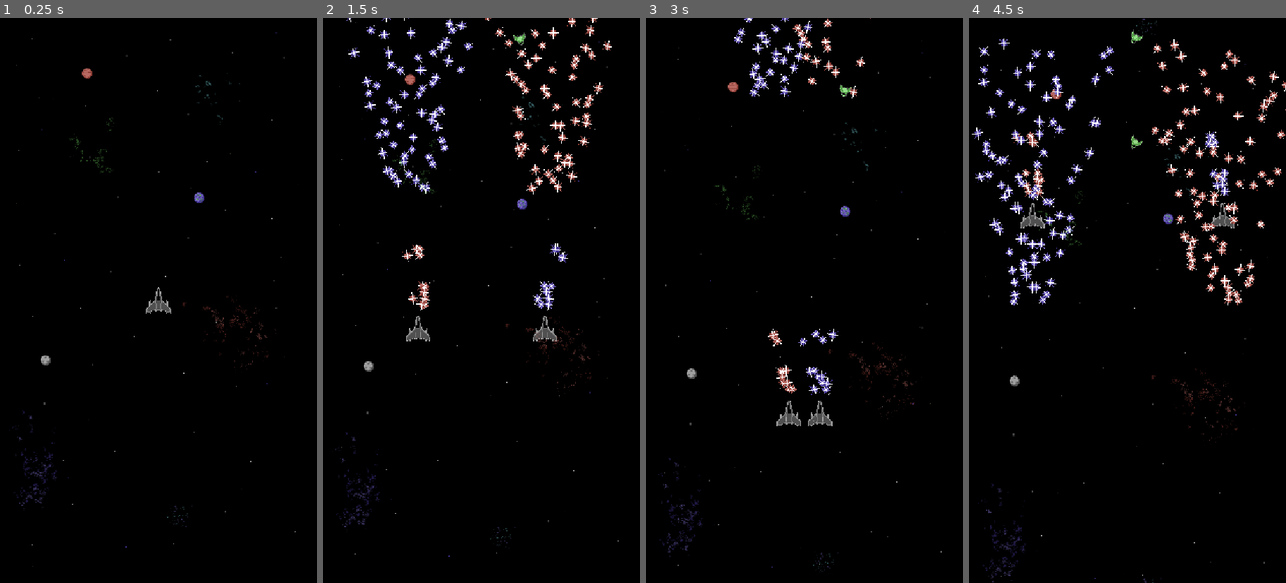
Above: before the commit, frames 1-4 (left to right).
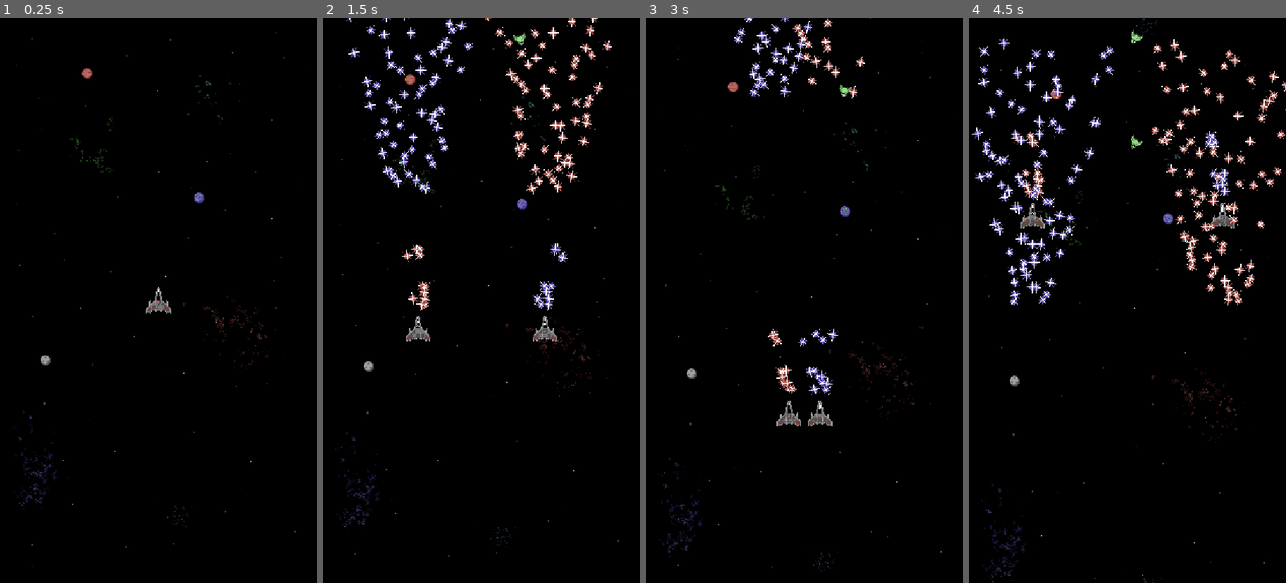
Above: after the commit, the same moments.

Repository: samiser/mirror-hell
Game: Godot game, scene res://main.tscn
The game is run twice, just before and just after one commit, with the same random seed, the same clock (stepped at 60 frames per second) and the same inputs.
Inputs (mouse positions are in pixels of both pictures, inside the frame that each line leads up to):
- Up to frame 1 (0.25 s): no input
- Up to frame 2 (1.5 s): move the mouse to (551, 272) at 0.52 s; press the mouse at (551, 272) at 0.53 s; move the mouse to (418, 328) at 1.27 s; release the mouse at (418, 328) at 1.28 s; click (418, 328) at 1.35 s
- Up to frame 3 (3 s): move the mouse to (836, 176) at 2.02 s; press the mouse at (836, 176) at 2.03 s; move the mouse to (788, 413) at 2.77 s; release the mouse at (788, 413) at 2.78 s; click (788, 413) at 2.85 s
- Up to frame 4 (4.5 s): move the mouse to (1222, 385) at 3.52 s; press the mouse at (1222, 385) at 3.53 s; move the mouse to (1032, 215) at 4.27 s; release the mouse at (1032, 215) at 4.28 s; click (1032, 215) at 4.35 s

The runs differ from the first frame. In frame 1, less than 0.1% of the frame differs, in the area x 46-54%, y 48-52%; in frame 2, less than 0.1%, in the area x 26-74%, y 3-57%; in frame 3, less than 0.1%; in frame 4, less than 0.1%.

Commit message:
added sprite for second player ship

Diff:
--- a/enemy/baby_enemy.tscn
+++ b/enemy/baby_enemy.tscn
@@ -14,8 +14,8 @@
 texture_filter = 1
 rotation = 3.1415927
 texture = ExtResource("2_oyw1k")
-hframes = 3
-frame = 2
+hframes = 4
+frame = 3
 
 [node name="CollisionShape2D" type="CollisionShape2D" parent="." unique_id=1426433118]
 position = Vector2(0, -8)
--- a/enemy/enemy.tscn
+++ b/enemy/enemy.tscn
@@ -16,8 +16,8 @@
 texture_filter = 1
 rotation = 3.1415927
 texture = ExtResource("2_ppra6")
-hframes = 3
-frame = 1
+hframes = 4
+frame = 2
 
 [node name="CollisionPolygon2D" type="CollisionPolygon2D" parent="." unique_id=891837017]
 rotation = -3.1415925
--- a/player/ship.tscn
+++ b/player/ship.tscn
@@ -13,4 +13,4 @@
 [node name="ChungusShip" type="Sprite2D" parent="." unique_id=1911509201]
 texture_filter = 1
 texture = ExtResource("3_wp5hq")
-hframes = 3
+hframes = 4
Binary file changed: assets/sprites/ships_sheet.png
Binary file changed: assets/sprites/ships_spritesheet.aseprite
